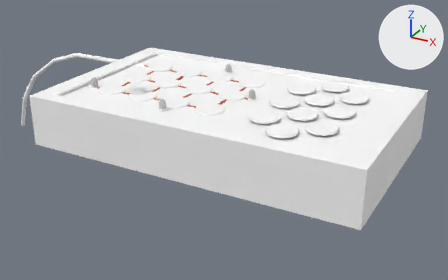
The FBX model Assets/Models/Generator.fbx, before and after one commit.
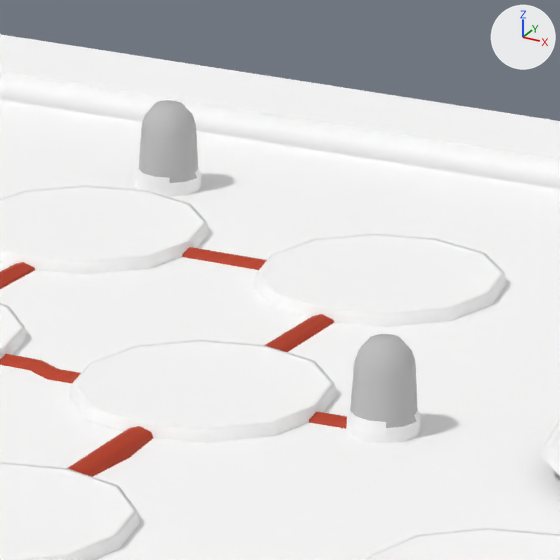
The first picture shows the older version from a 50 mm lens placed at (0.339, -0.45, 0.233), pointed at (0.06, 0.057, -0.021). The close-ups show both versions on the part from 47% to 61% of the width and 19% to 41% of the height of that picture; other places that the commit changed are outside them. Every picture has the same lights, and +X, +Y and +Z are marked at upper right. Where no turn or scale is listed for an object, it has been applied to the vertices.

The scene before the commit, as lines of its bpy script (objects in view):
```python
mat_luce01 = principled_material('luce01')
mat_luce01.base_color = (0.5, 0.5, 0.5)  # grey #bcbcbc
mat_luce01.roughness = 0.749
mat_luce_02 = principled_material('luce_02')
mat_luce_02.base_color = (0.5, 0.5, 0.5)  # grey #bcbcbc
mat_luce_02.roughness = 0.749
mat_luce_03 = principled_material('luce_03')
mat_luce_03.base_color = (0.5, 0.5, 0.5)  # grey #bcbcbc
mat_luce_03.roughness = 0.749
me_mesh = bpy.data.meshes.new('Mesh')
me_mesh.from_pydata(...)  # 1976 vertices, 1747 faces; spans x -0.241..0.241, y -0.095..0.095, z -0.071..0.047
# faces by material slot: [231, 1097, 200, 112, 1, 53, 53]
me_mesh.materials.append(mat_plastic)  # its picture is missing
me_mesh.materials.append(mat_metal)  # its picture is missing
me_mesh.materials.append(mat_plastic1)  # picture img_plastic_red_albedo_png
me_mesh.materials.append(mat_luce_03)  # grey #bcbcbc
me_mesh.materials.append(mat_circuit)  # its picture is missing
me_mesh.materials.append(mat_luce_02)  # grey #bcbcbc
me_mesh.materials.append(mat_luce01)  # grey #bcbcbc
ob_generator_panel = bpy.data.objects.new('Generator_Panel', me_mesh)
ob_generator_panel.location = (-0.0004, 0.0282, 0.0012)
```
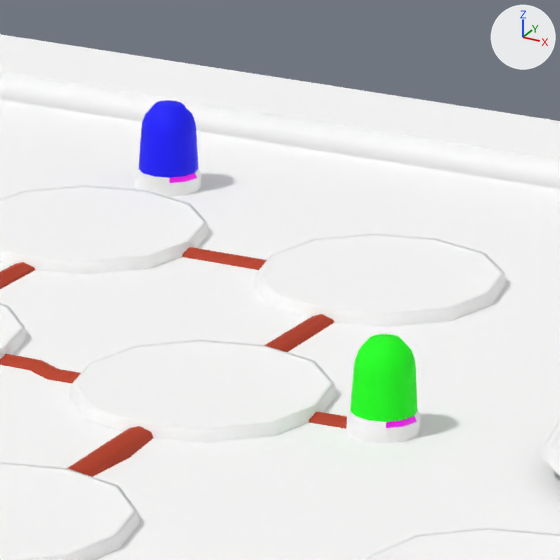
Pixel boxes (x1, y1, x2, y2) of what changed, in the close-ups (560 x 560 px):
'Generator_Panel', recoloured: (136, 97, 421, 432) in both

Diff of the bpy script that builds the scene:
```diff
--- a/Assets/Models/Generator.fbx.py
+++ b/Assets/Models/Generator.fbx.py
@@ mat_luce_03 @@
 mat_luce_03 = principled_material('luce_03')
-mat_luce_03.base_color = (0.5, 0.5, 0.5)  # grey #bcbcbc
+mat_luce_03.base_color = (1.0, 0.0, 1.0)  # pink #ff00ff
 mat_luce_03.roughness = 0.749
@@ mat_luce_02 @@
 mat_luce_02 = principled_material('luce_02')
-mat_luce_02.base_color = (0.5, 0.5, 0.5)  # grey #bcbcbc
+mat_luce_02.base_color = (0.0, 0.0, 1.0)  # blue #0000ff
 mat_luce_02.roughness = 0.749
@@ mat_luce01 @@
 mat_luce01 = principled_material('luce01')
-mat_luce01.base_color = (0.5, 0.5, 0.5)  # grey #bcbcbc
+mat_luce01.base_color = (0.0, 1.0, 0.0)  # green #00ff00
 mat_luce01.roughness = 0.749
```
